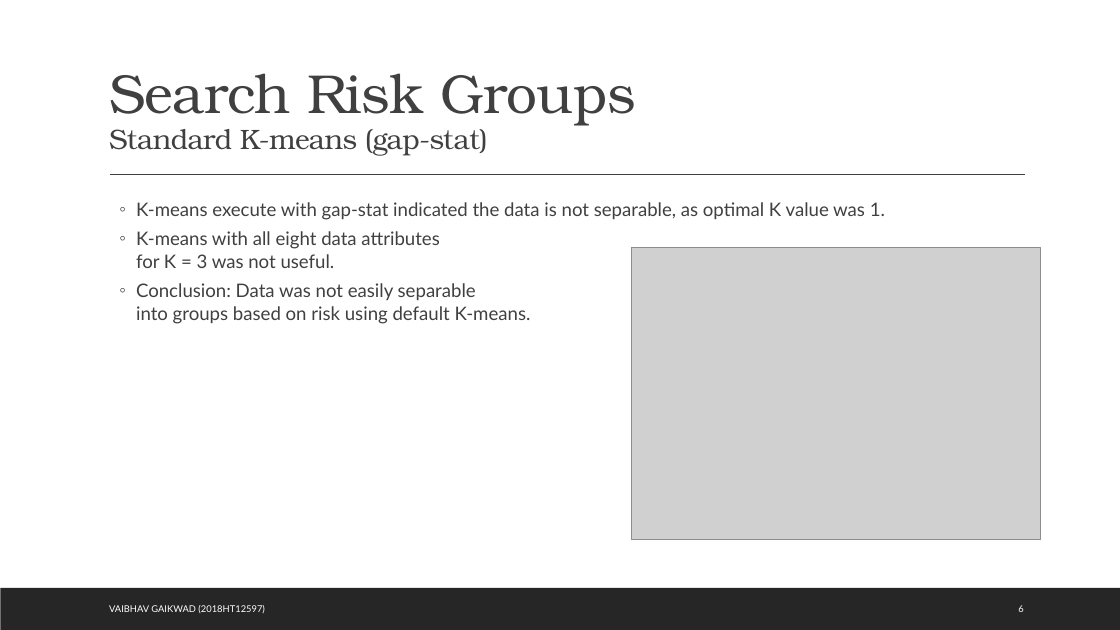
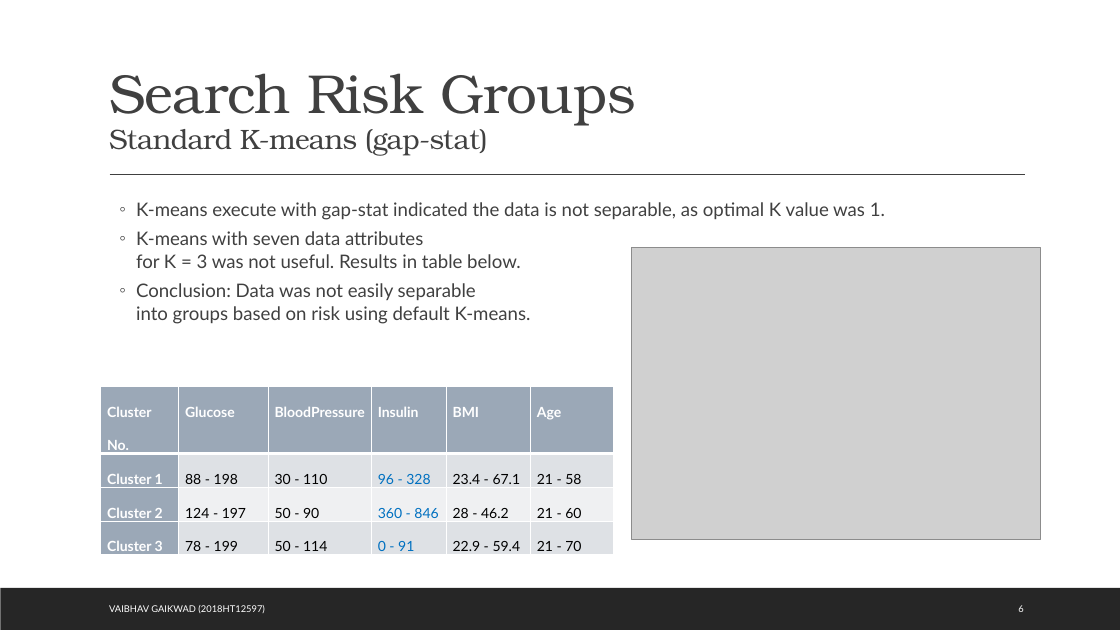
Before and after one commit to 767267/bits2018ht12597, a slide deck: slide 13 of docs/Quality of Care.pptx. Drawn at 1120x630 pixels with LibreOffice and Linux fonts; fonts in the diff are those of the drawing; grey boxes stand for pictures. Boxes give left, top, right and bottom in pixels: in the first picture for what was removed or moved away, otherwise in the second. Text is boxed around its words. In the diff, an @@ line names an element or a change of style, - is before the commit and + after.

```diff
--- a/docs/Quality of Care.pptx
+++ b/docs/Quality of Care.pptx
@@ text at <box>136,231,521,268</box>: text changed @@
-  ◦ K-means with all eight data attributes
-    for K = 3 was not useful.
+  ◦ K-means with seven data attributes
+    for K = 3 was not useful. Results in table below.
@@ table added at <box>101,386,614,559</box>, 4 rows, 6 columns @@
+Cluster No. | Glucose | BloodPressure | Insulin | BMI | Age
+Cluster 1 | 88 - 198 | 30 - 110 | 96 - 328 | 23.4 - 67.1 | 21 - 58
+Cluster 2 | 124 - 197 | 50 - 90 | 360 - 846 | 28 - 46.2 | 21 - 60
+Cluster 3 | 78 - 199 | 50 - 114 | 0 - 91 | 22.9 - 59.4 | 21 - 70
```
Also in this commit, not shown: 12 other slides changed, 3 other files.
